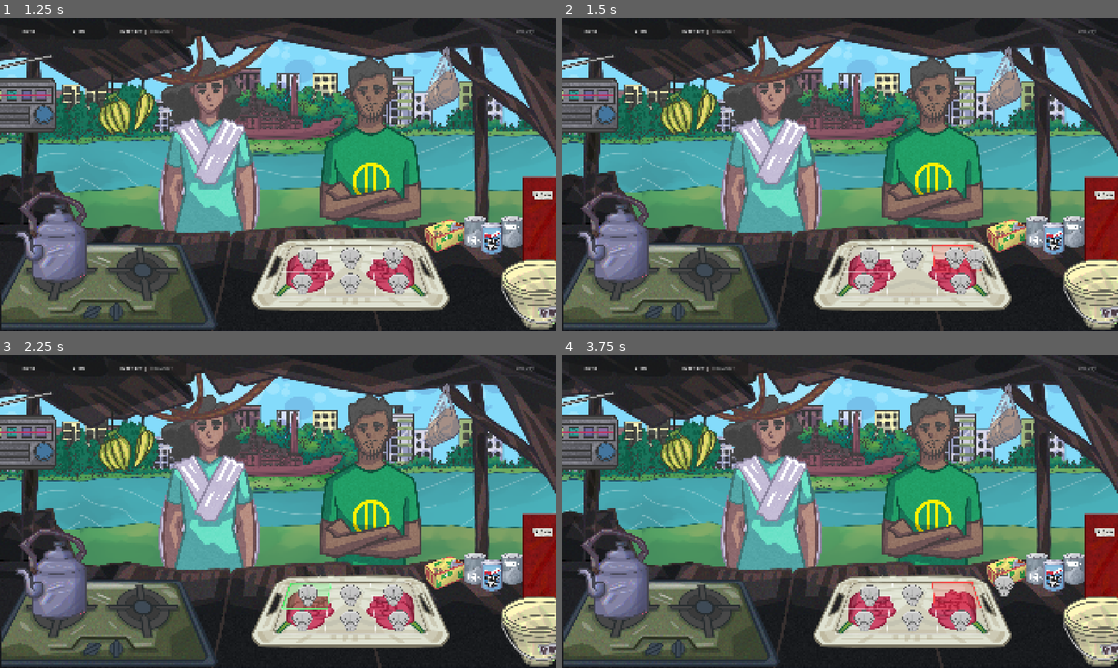
Above: before the commit, frames 1-4 (two rows, left to right).
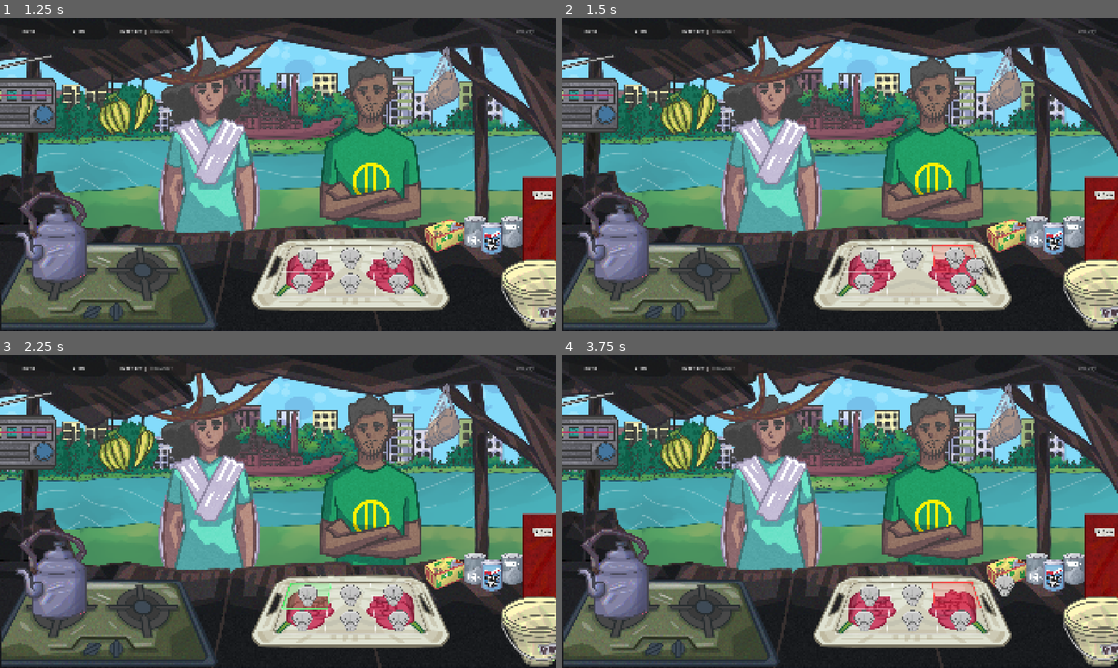
Above: after the commit, the same moments.

Repository: abhikhasnain1/Tong-Manager
Game: Godot game, scene res://scenes/app/Main.tscn
The game is run twice, just before and just after one commit, with the same random seed, the same clock (stepped at 60 frames per second) and the same inputs.
Inputs (mouse positions are in pixels of both pictures, inside the frame that each line leads up to):
- Up to frame 1 (1.25 s): tap Enter at 0.5 s; drag from (539, 230) to (350, 274) at 0.52 s
- Up to frame 2 (1.5 s): tap Space (pour) at 1.25 s; drag from (912, 274) to (1101, 230) at 1.27 s
- Up to frame 3 (2.25 s): move the mouse to (305, 596) at 2.02 s; tap Q (quick_wash) at 2.1 s; click (305, 596) at 2.17 s
- Up to frame 4 (3.75 s): tap Enter at 2.75 s; drag from (912, 596) to (673, 464) at 2.77 s; drag from (956, 596) to (1101, 567) at 3.52 s

Frame 1 is identical in both runs. In frame 2, 0.2% of the frame differs, in the area x 72-77%, y 73-84%; in frame 3, less than 0.1%; in frame 4, less than 0.1%.

Commit message:
Fix tray grid feedback alignment

Diff:
--- a/tong-manager/assets/art/runtime_asset_manifest.json
+++ b/tong-manager/assets/art/runtime_asset_manifest.json
@@ -26,9 +26,10 @@
     {"runtime": "res://assets/art/toolkit/cup_dirty_provisional.png", "role": "cup_dirty", "crop": [0, 0, 485, 501], "filter_padding": 8, "pivot": [250.5, 258.5], "intended_size": [75, 78], "state_family": "cup_501x517", "perspective": "provisional"}
   ],
   "composition_contract": {
-    "revision": 3,
+    "revision": 4,
     "locked_on": "2026-08-29",
     "interaction_alignment_updated_on": "2026-08-30",
+    "grid_feedback_updated_on": "2026-08-30",
     "critical_interaction_anchors": {
       "radio": [108, 262],
       "kettle": [201, 779],
@@ -47,9 +48,22 @@
       [1043.16663, 918.375], [1210, 918.125], [1376.83325, 917.875]
     ],
     "tray_table_placement_anchor": [1244, 901],
+    "table_grid": {
+      "logical_size": [8, 5],
+      "authored_corners": {
+        "top_left": [622, 747],
+        "top_right": [1795, 719],
+        "bottom_right": [1793, 1072],
+        "bottom_left": [766, 1066]
+      }
+    },
     "tray_table_footprint": {
-      "top_left": [990, 780],
-      "bottom_right": [1526, 981]
+      "logical_size": [4, 3],
+      "initial_origin": [2, 1],
+      "legacy_art_envelope": {
+        "top_left": [990, 780],
+        "bottom_right": [1526, 981]
+      }
     },
     "kettle_steam_anchor": [53, 742]
   }
--- a/tong-manager/scenes/gameplay/tong/TongDayScreen.tscn
+++ b/tong-manager/scenes/gameplay/tong/TongDayScreen.tscn
@@ -222,6 +222,7 @@
 [node name="TableGrid" type="Node2D" parent="WorldRoot/DropZoneRoot" unique_id=560674855]
 z_index = -10
 script = ExtResource("24_table_grid")
+grid_size = Vector2i(8, 5)
 top_left_path = NodePath("AuthoredBounds/TopLeft")
 top_right_path = NodePath("AuthoredBounds/TopRight")
 bottom_left_path = NodePath("AuthoredBounds/BottomLeft")
@@ -232,7 +233,7 @@
 editor_description = "Move the four child markers to align the organization grid. Do not move workstation sprites to fit the grid."
 
 [node name="StateOverlay" type="Node2D" parent="WorldRoot/DropZoneRoot/TableGrid"]
-z_index = 6
+z_index = 0
 script = ExtResource("25_grid_overlay")
 
 [node name="TopLeft" type="Marker2D" parent="WorldRoot/DropZoneRoot/TableGrid/AuthoredBounds" unique_id=1911629364]
--- a/tong-manager/scripts/gameplay/interactions/interaction_controller.gd
+++ b/tong-manager/scripts/gameplay/interactions/interaction_controller.gd
@@ -33,6 +33,7 @@
 
 var _drag_origin_parent: Node
 var _drag_origin_transform := Transform2D.IDENTITY
+var _drag_pointer_offset := Vector2.ZERO
 var _registered_drop_zones: Array[DropZone] = []
 
 
@@ -90,6 +91,9 @@
 	current_drag_node = drag_node
 	_drag_origin_parent = drag_node.get_parent()
 	_drag_origin_transform = drag_node.transform
+	_drag_pointer_offset = Vector2.ZERO
+	if _drag_origin_parent != null and drag_node.is_inside_tree():
+		_drag_pointer_offset = viewport_position - drag_node.get_global_transform_with_canvas().origin
 	if _drag_origin_parent == null:
 		drag_layer.add_child(drag_node)
 	elif _drag_origin_parent != drag_layer:
@@ -104,7 +108,8 @@
 func update_drag(viewport_position: Vector2) -> void:
 	if not is_dragging():
 		return
-	current_drag_node.position = drag_layer.get_global_transform_with_canvas().affine_inverse() * viewport_position
+	var drag_origin_viewport := viewport_position - _drag_pointer_offset
+	current_drag_node.position = drag_layer.get_global_transform_with_canvas().affine_inverse() * drag_origin_viewport
 	_update_hovered_drop_zone(viewport_position)
 	drag_moved.emit(current_payload, viewport_position)
 
@@ -157,10 +162,14 @@
 
 	for zone in _get_available_drop_zones():
 		var zone_viewport_position := zone.get_global_transform_with_canvas().origin
-		var distance := viewport_position.distance_to(zone_viewport_position)
+		var zone_belongs_to_drag_node := (
+			current_drag_node == zone
+			or current_drag_node.is_ancestor_of(zone)
+		)
+		var distance := 0.0 if zone_belongs_to_drag_node else viewport_position.distance_to(zone_viewport_position)
 		var zone_scale := zone.get_global_transform_with_canvas().get_scale()
 		var snap_radius_viewport := zone.snap_radius * maxf(absf(zone_scale.x), absf(zone_scale.y))
-		if distance > snap_radius_viewport:
+		if not zone_belongs_to_drag_node and distance > snap_radius_viewport:
 			continue
 		if zone.accepts(current_payload).is_valid:
 			if distance < best_valid_distance:
@@ -223,3 +232,4 @@
 	current_drag_node = null
 	_drag_origin_parent = null
 	_drag_origin_transform = Transform2D.IDENTITY
+	_drag_pointer_offset = Vector2.ZERO
--- a/tong-manager/scripts/gameplay/interactions/table_grid.gd
+++ b/tong-manager/scripts/gameplay/interactions/table_grid.gd
@@ -21,7 +21,7 @@
 
 @export var origin := Vector2.ZERO
 @export var cell_size := Vector2(64.0, 48.0)
-@export var grid_size := Vector2i(12, 5)
+@export var grid_size := Vector2i(8, 5)
 @export_node_path("Marker2D") var top_left_path: NodePath
 @export_node_path("Marker2D") var top_right_path: NodePath
 @export_node_path("Marker2D") var bottom_left_path: NodePath
--- a/tong-manager/scripts/gameplay/interactions/table_grid_state_overlay.gd
+++ b/tong-manager/scripts/gameplay/interactions/table_grid_state_overlay.gd
@@ -24,22 +24,17 @@
 		for x in _table_grid.grid_size.x:
 			var cell := Vector2i(x, y)
 			var state := _table_grid.get_cell_state(cell)
-			var fill := Color.TRANSPARENT
 			var outline := Color.TRANSPARENT
 			match state:
 				TableGrid.STATE_VALID_PREVIEW:
-					fill = TableGrid.VALID_FILL
 					outline = VALID_OUTLINE
 				TableGrid.STATE_INVALID_PREVIEW:
-					fill = TableGrid.INVALID_FILL
 					outline = INVALID_OUTLINE
 				TableGrid.STATE_TRAY_AREA:
-					fill = TableGrid.TRAY_FILL
 					outline = TRAY_OUTLINE
 				_:
 					continue
 			var polygon := _table_grid.get_cell_polygon(cell)
-			draw_colored_polygon(polygon, fill)
 			var closed := PackedVector2Array([polygon[0], polygon[1], polygon[2], polygon[3], polygon[0]])
 			draw_polyline(closed, outline, 2.5, true)
 
--- a/tong-manager/scripts/gameplay/interactions/tray_table_drop_zone.gd
+++ b/tong-manager/scripts/gameplay/interactions/tray_table_drop_zone.gd
@@ -52,6 +52,7 @@
 func set_highlight(_valid: bool) -> void:
 	if _station == null:
 		return
+	_station.align_table_drag_preview(_candidate_cell)
 	_station.get_table_grid().preview_placement(
 		_station.get_table_footprint(),
 		_candidate_cell
--- a/tong-manager/scripts/gameplay/tools/tray_station.gd
+++ b/tong-manager/scripts/gameplay/tools/tray_station.gd
@@ -9,6 +9,7 @@
 const SMALL_ITEM_CATEGORY := &"small_item"
 const RESERVATION_ID := &"tray_station"
 const INVALID_CELL := Vector2i(-1, -1)
+const ORGANIZE_GHOST_ALPHA := 0.42
 
 @export var tool_def: Resource
 @export var cup_scene: PackedScene
@@ -54,6 +55,7 @@
 	_spawn_initial_cups()
 	_reserve_initial_table_placement()
 	internal_grid.set_interact_mode(_interaction_controller.current_mode == InteractionController.MODE_INTERACT)
+	_update_mode_visual(_interaction_controller.current_mode)
 	_register_drop_zones()
 
 
@@ -167,6 +169,16 @@
 
 func get_committed_table_cells() -> Array[Vector2i]:
 	return _table_grid.get_cells_for_item(RESERVATION_ID)
+
+
+func align_table_drag_preview(origin_cell: Vector2i) -> void:
+	if not _interaction_controller.is_dragging():
+		return
+	if _interaction_controller.current_payload.world_node != self:
+		return
+	var target_cells := _table_footprint.cells_from(origin_cell)
+	var target_anchor_position := _average_table_cell_position(target_cells)
+	global_position += target_anchor_position - table_placement_anchor.global_position
 
 
 func get_slot_count() -> int:
@@ -242,6 +254,10 @@
 	)
 	if _interaction_controller.start_drag(payload, self, viewport_position):
 		_register_drop_zones()
+		# Reparenting this station temporarily removes its owned zones from the tree.
+		# Refresh once they are registered again so the first drag frame already
+		# shows—and snaps to—the complete table footprint.
+		_interaction_controller.update_drag(viewport_position)
 		return true
 	_restore_table_reservation()
 	return false
@@ -317,8 +333,13 @@
 
 func _on_mode_changed(mode: StringName) -> void:
 	internal_grid.set_interact_mode(mode == InteractionController.MODE_INTERACT)
+	_update_mode_visual(mode)
 	_register_drop_zones()
 	get_node("/root/CursorService").reset()
+
+
+func _update_mode_visual(mode: StringName) -> void:
+	modulate.a = ORGANIZE_GHOST_ALPHA if mode == InteractionController.MODE_ORGANIZE else 1.0
 
 
 func _restore_table_reservation() -> void:
